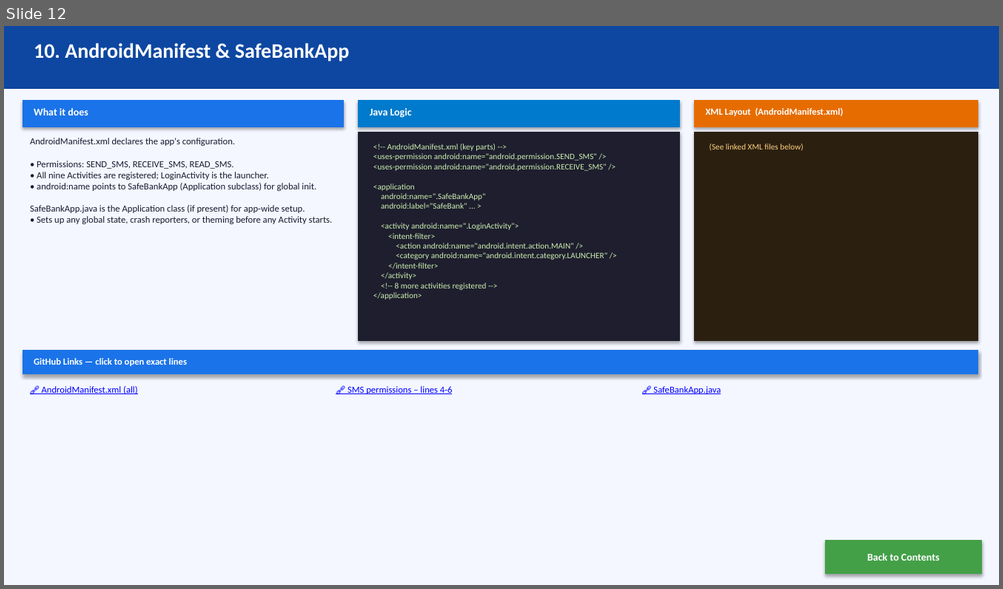
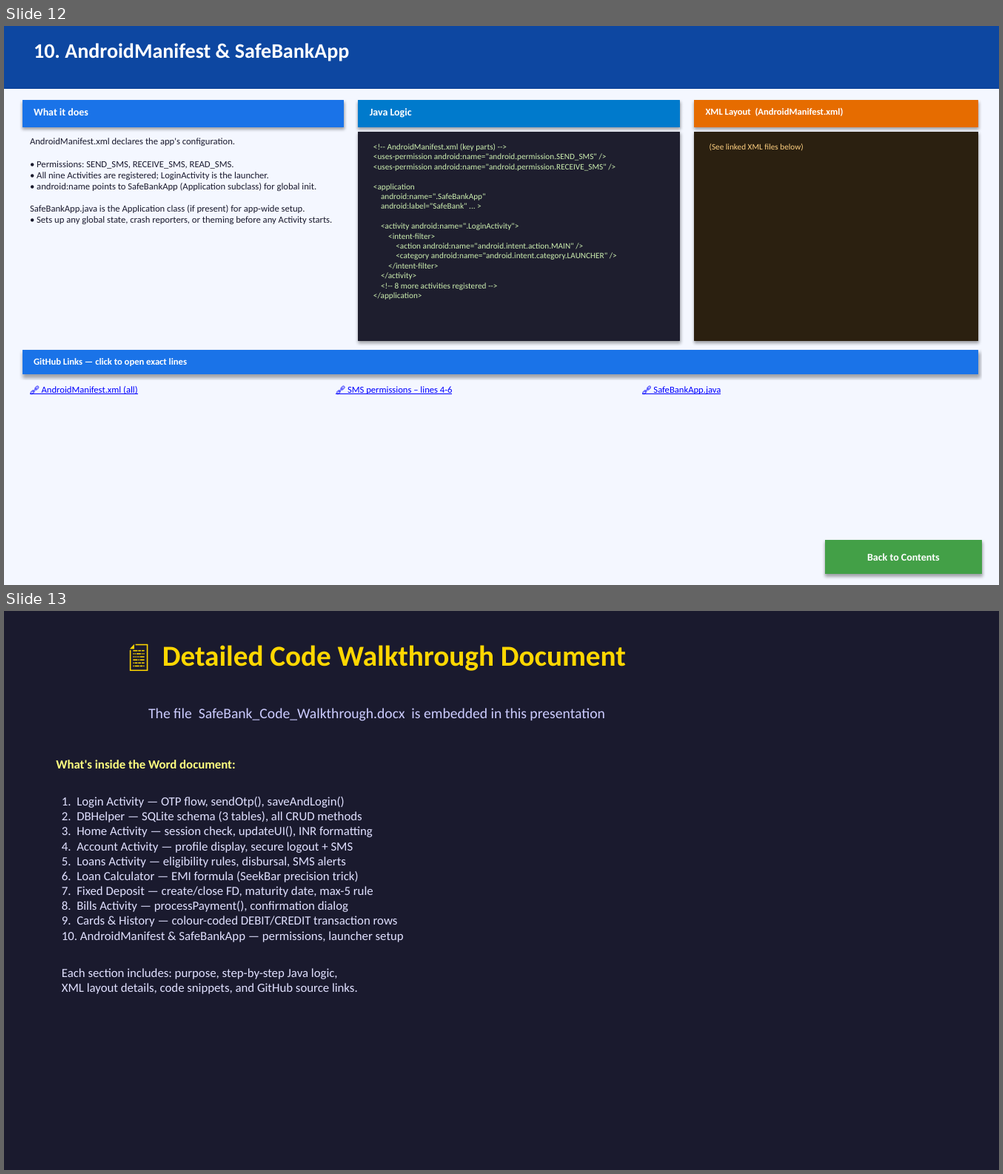
Before and after one commit to AbishSajiNMIMS/Practice, a slide deck: SafeBank_Presentation.pptx. Shown one above the other, each under a label of ours: slide 12 before the commit, slides 12 and 13 after it. The pictures are 1003x589 and 1003x1174 pixels, drawn with LibreOffice and Linux fonts; fonts in the diff are those of the drawing. Boxes give left, top, right and bottom in pixels: in the first picture for what was removed or moved away, otherwise in the second. Text is boxed around its words. In the diff, an @@ line names an element or a change of style, - is before the commit and + after.

```diff
--- a/SafeBank_Presentation.pptx
+++ b/SafeBank_Presentation.pptx
@@ slide 13 added at (x1=4, y1=611, x2=999, y2=1170), background #1A1A2E @@
@@ text added at (x1=162, y1=645, x2=626, y2=671), 28 pt, text #FFD700, bold @@
+📄 Detailed Code Walkthrough Document
@@ text added at (x1=148, y1=708, x2=604, y2=721), 14 pt, text #CCCCFF @@
+The file SafeBank_Code_Walkthrough.docx is embedded in this presentation
@@ text added at (x1=56, y1=760, x2=404, y2=994), 12 pt, text #E0E0FF @@
+What's inside the Word document:
+1. Login Activity — OTP flow, sendOtp(), saveAndLogin()
+2. DBHelper — SQLite schema (3 tables), all CRUD methods
+3. Home Activity — session check, updateUI(), INR formatting
+4. Account Activity — profile display, secure logout + SMS
+5. Loans Activity — eligibility rules, disbursal, SMS alerts
+6. Loan Calculator — EMI formula (SeekBar precision trick)
+7. Fixed Deposit — create/close FD, maturity date, max-5 rule
+8. Bills Activity — processPayment(), confirmation dialog
+9. Cards & History — colour-coded DEBIT/CREDIT transaction rows
+10. AndroidManifest & SafeBankApp — permissions, launcher setup
+Each section includes: purpose, step-by-step Java logic,
+XML layout details, code snippets, and GitHub source links.
```
Also in this commit, not shown: 1 slide changed, 1 other file.
